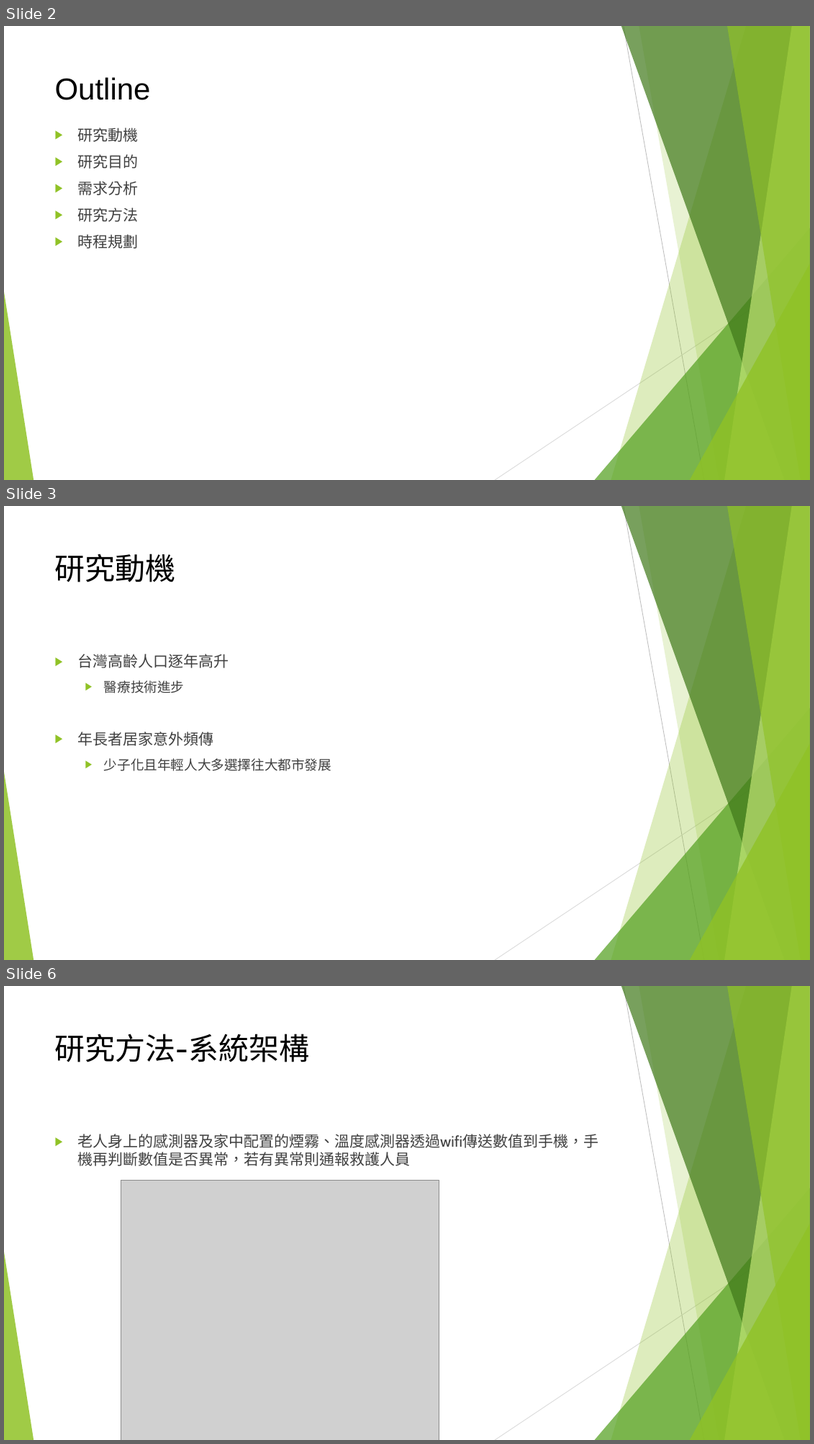
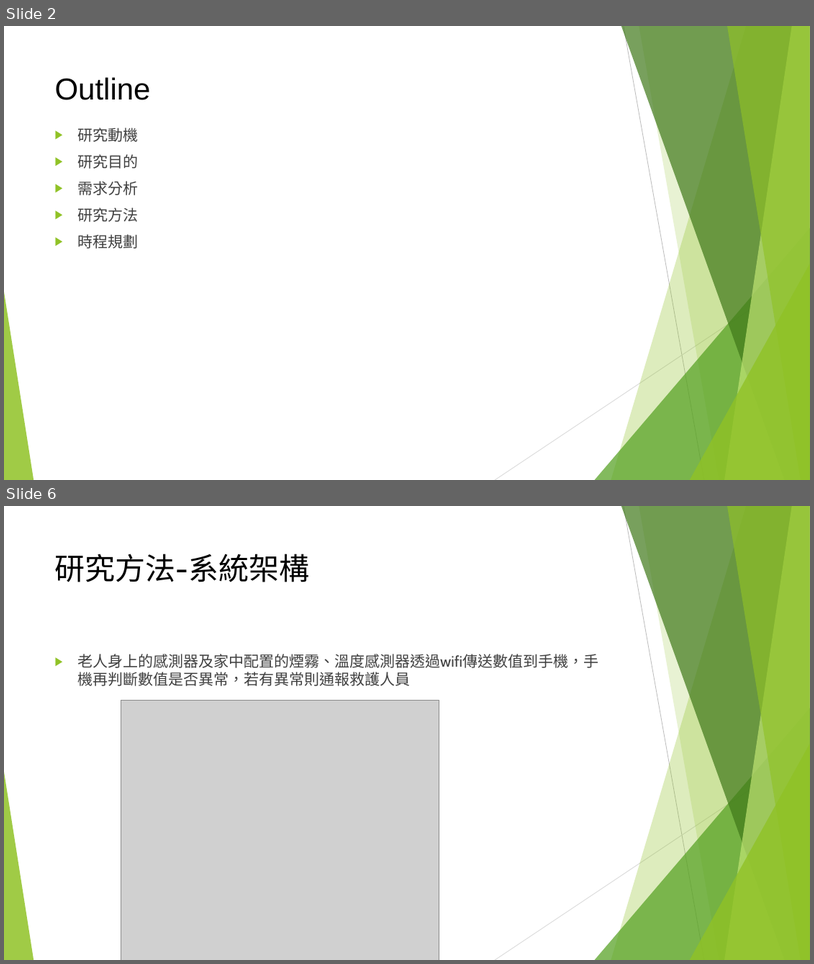
Before and after one commit to OTFSN/108_SM_Team-2, a slide deck: 軟體品質管理期中報告.pptx. Shown one above the other, each under a label of ours: slides 2, 3 and 6 before the commit, slides 2 and 6 after it; the slides between them are not shown. The pictures are 814x1444 and 814x964 pixels, drawn with LibreOffice and Linux fonts; fonts in the diff are those of the drawing; grey boxes stand for pictures. Boxes give left, top, right and bottom in pixels: in the first picture for what was removed or moved away, otherwise in the second. Text is boxed around its words. In the diff, an @@ line names an element or a change of style, - is before the commit and + after.

```diff
--- a/軟體品質管理期中報告.pptx
+++ b/軟體品質管理期中報告.pptx
@@ slide 3 removed at bbox=[4, 506, 810, 960], background #FFFFFF; not listed: 10 template elements that a slide beside it also shows @@
@@ title removed at bbox=[55, 554, 176, 582] @@
-研究動機
@@ text removed at bbox=[77, 654, 332, 771] @@
-▶ 台灣高齡人口逐年高升
-  ▶ 醫療技術進步
-▶ 年長者居家意外頻傳
-  ▶ 少子化且年輕人大多選擇往大都市發展
```
Also in this commit, not shown: 2 slides changed, 1 slide added.
